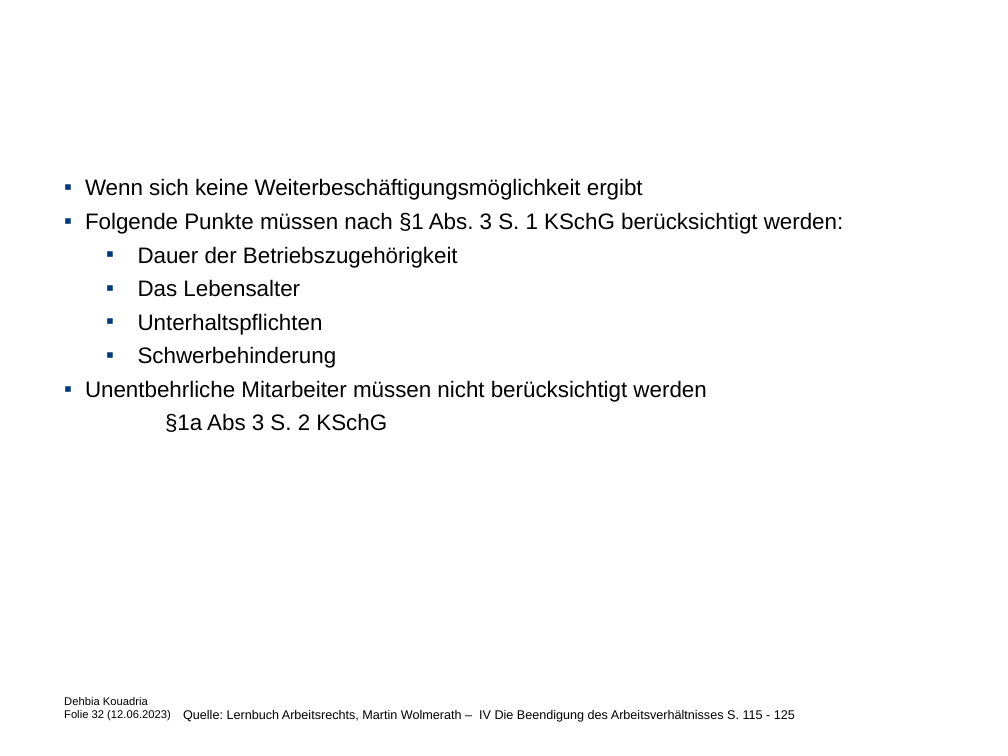
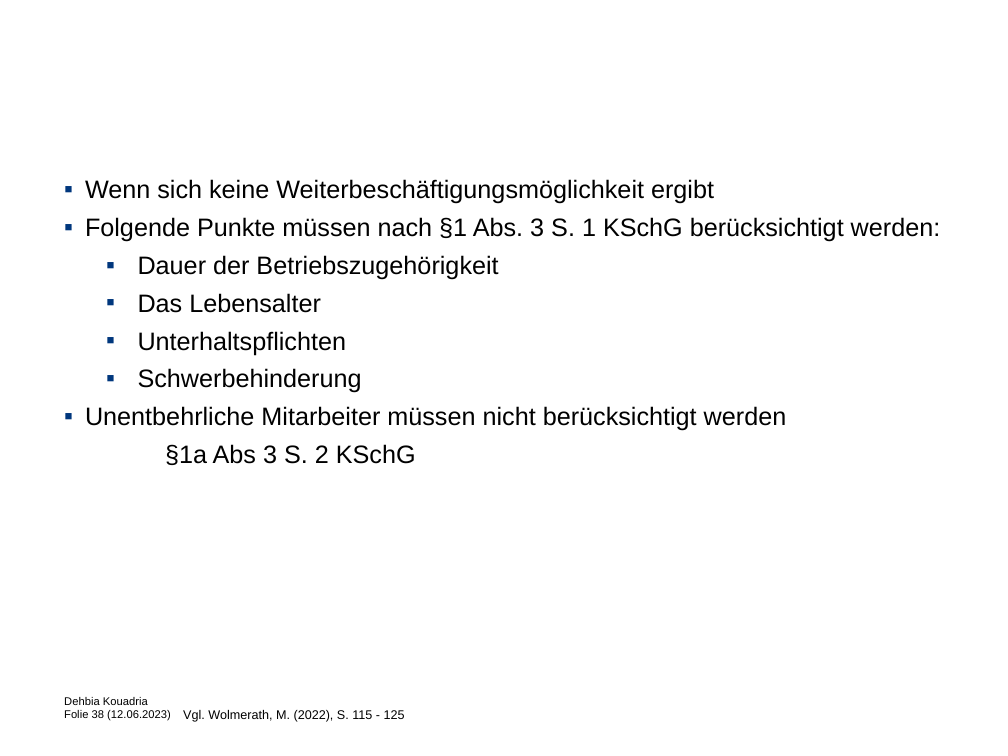
Before and after one commit to Debkou/Weorkshop, a slide deck: slide 38 of folien_dehbia.pptx (slide 32 before the commit). Drawn at 1008x756 pixels with LibreOffice and Linux fonts; fonts in the diff are those of the drawing; background and template pictures are left out. Boxes give left, top, right and bottom in pixels: in the first picture for what was removed or moved away, otherwise in the second. Text is boxed around its words. In the diff, an @@ line names an element or a change of style, - is before the commit and + after.

```diff
--- a/folien_dehbia.pptx
+++ b/folien_dehbia.pptx
@@ text "Wenn sich keine Weiterbeschäftigungsmöglichkeit ergibt" at [85, 179, 941, 465]: size 16 to 18 pt @@
@@ text at [64, 697, 171, 721]: text changed @@
-Dehbia Kouadria
-Folie 32 (12.06.2023)
+Dehbia Kouadria
+Folie 38 (12.06.2023)
@@ text at [183, 710, 405, 722]: text changed @@
-Quelle: Lernbuch Arbeitsrechts, Martin Wolmerath – IV Die Beendigung des Arbeitsverhältnisses S. 115 - 125
+Vgl. Wolmerath, M. (2022), S. 115 - 125
```
Also in this commit, not shown: 42 other slides changed, 7 slides added, 5 other files.
